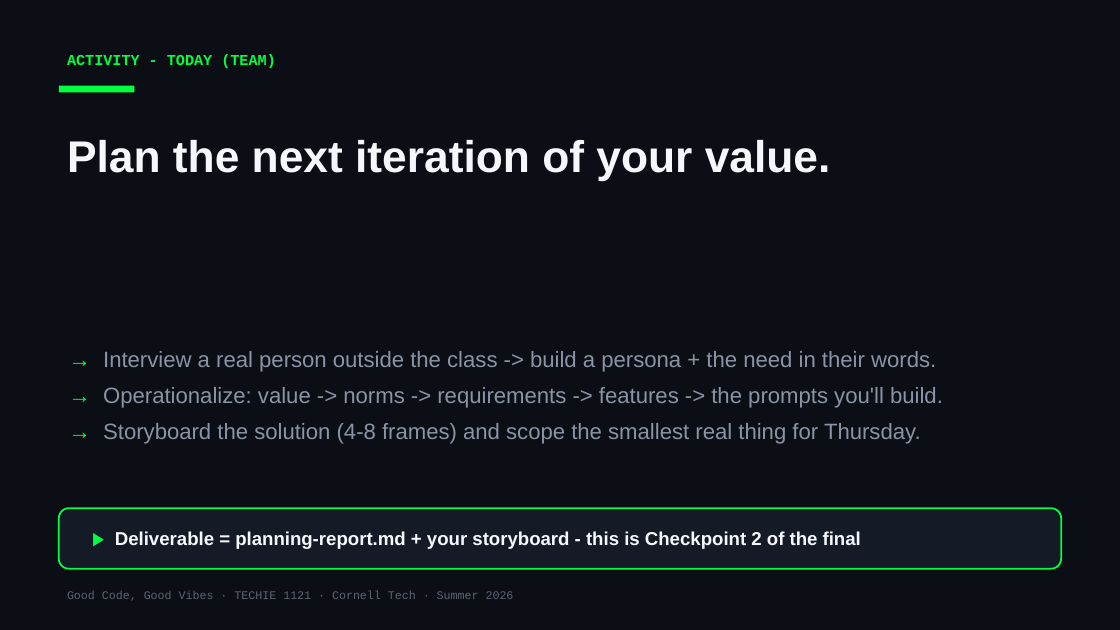
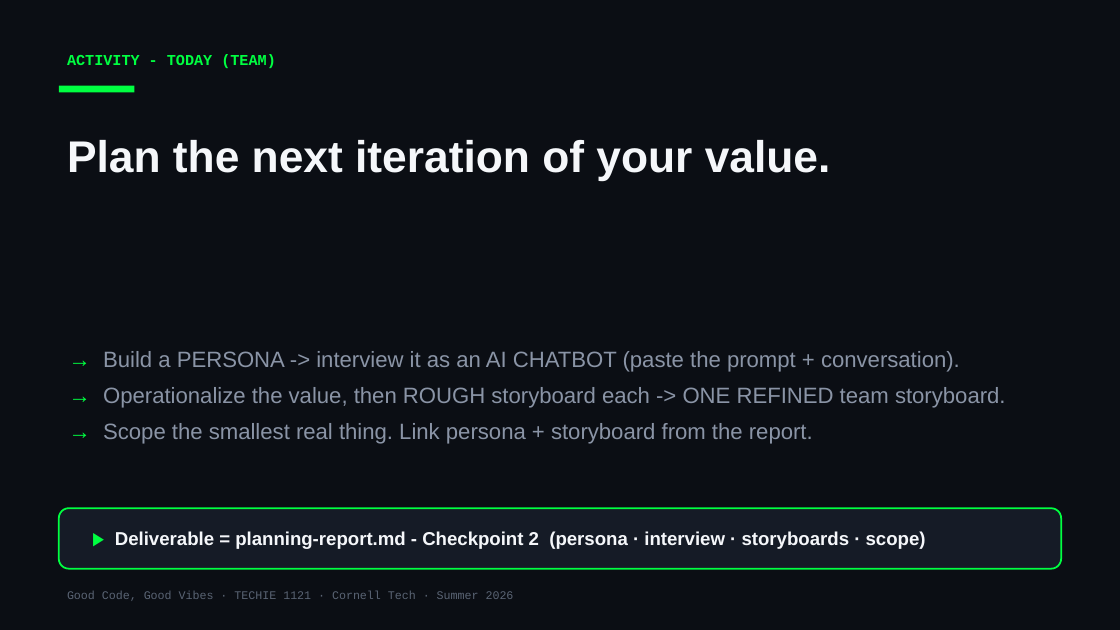
Before and after one commit to Cornell-Tech-Vibe-Coding-Summer-2026/website, a slide deck: slide 11 of slides/Week3-Wed-Working-Day.pptx (slide 14 before the commit). Drawn at 1120x630 pixels with LibreOffice and Linux fonts; fonts in the diff are those of the drawing. Boxes give left, top, right and bottom in pixels: in the first picture for what was removed or moved away, otherwise in the second. Text is boxed around its words. In the diff, an @@ line names an element or a change of style, - is before the commit and + after.

```diff
--- a/slides/Week3-Wed-Working-Day.pptx
+++ b/slides/Week3-Wed-Working-Day.pptx
@@ text at box(103, 351, 1006, 444): text changed @@
-→ Interview a real person outside the class -> build a persona + the need in their words.
-→ Operationalize: value -> norms -> requirements -> features -> the prompts you'll build.
-→ Storyboard the solution (4-8 frames) and scope the smallest real thing for Thursday.
+→ Build a PERSONA -> interview it as an AI CHATBOT (paste the prompt + conversation).
+→ Operationalize the value, then ROUGH storyboard each -> ONE REFINED team storyboard.
+→ Scope the smallest real thing. Link persona + storyboard from the report.
@@ text at box(115, 531, 926, 549): text changed @@
-▶ Deliverable = planning-report.md + your storyboard - this is Checkpoint 2 of the final
+▶ Deliverable = planning-report.md - Checkpoint 2 (persona · interview · storyboards · scope)
```
Also in this commit, not shown: 6 other slides changed, 3 slides removed, 1 other file.
